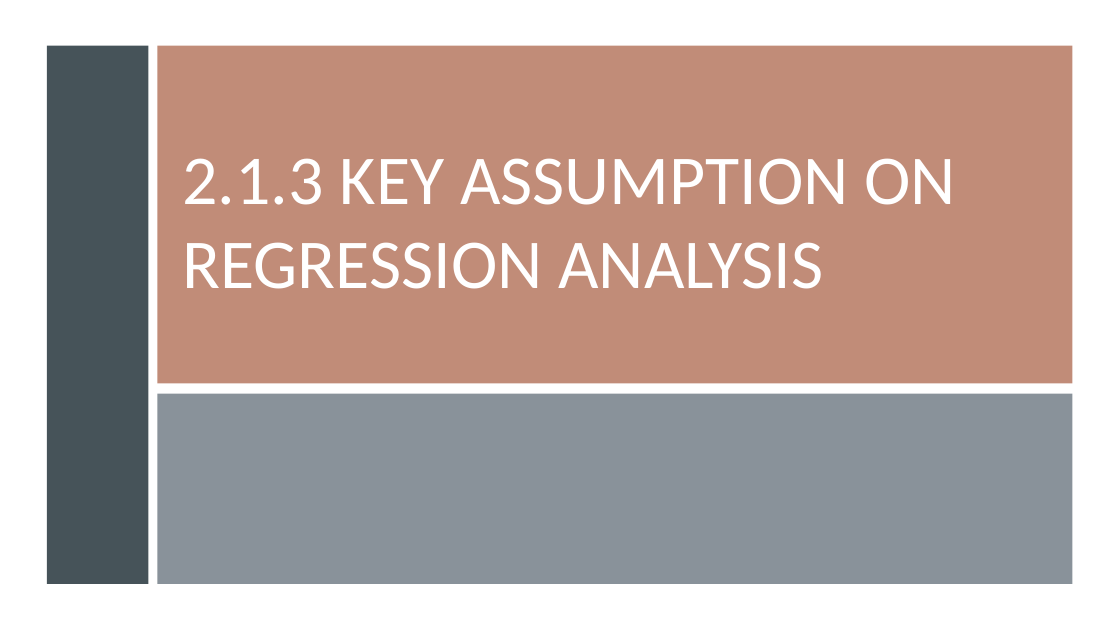
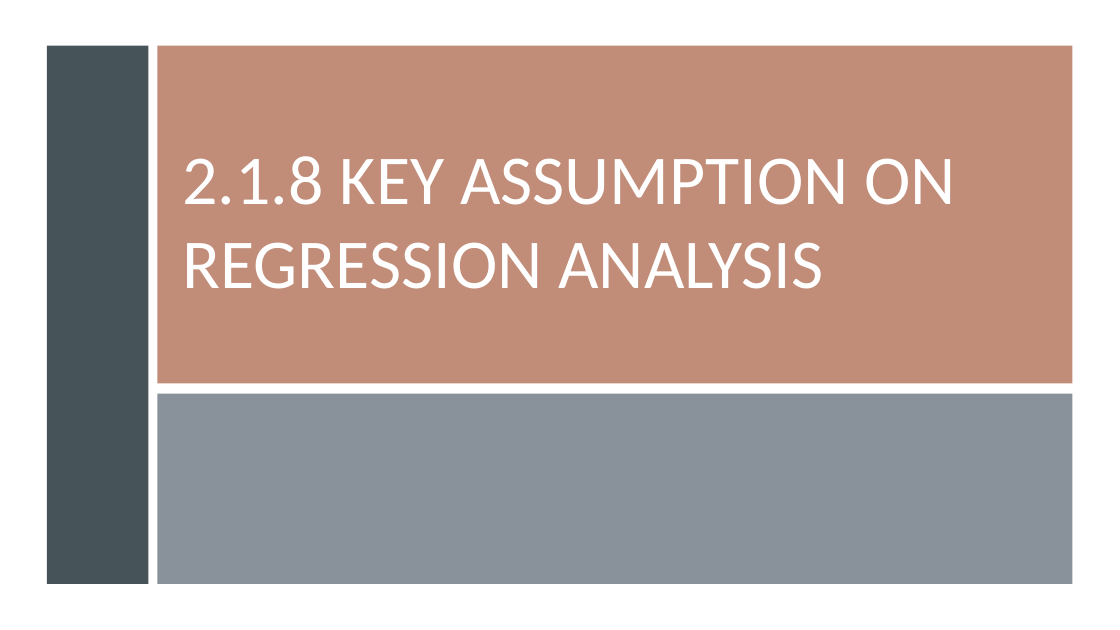
Before and after one commit to gisynw/geog-247, a slide deck: slide 27 of docs/Lectures/Week04/Week04_BivariateRegression.pptx (slide 26 before the commit). Drawn at 1120x630 pixels with LibreOffice and Linux fonts; fonts in the diff are those of the drawing. Boxes give left, top, right and bottom in pixels: in the first picture for what was removed or moved away, otherwise in the second. Text is boxed around its words. In the diff, an @@ line names an element or a change of style, - is before the commit and + after.

```diff
--- a/docs/Lectures/Week04/Week04_BivariateRegression.pptx
+++ b/docs/Lectures/Week04/Week04_BivariateRegression.pptx
@@ title at bbox=[182, 156, 956, 289]: text changed @@
-2.1.3 KEY ASSUMPTION ON REGRESSION ANALYSIS
+2.1.8 KEY ASSUMPTION ON REGRESSION ANALYSIS
```
Also in this commit, not shown: 6 other slides changed, 4 slides added, 9 slides removed, 10 other files.
